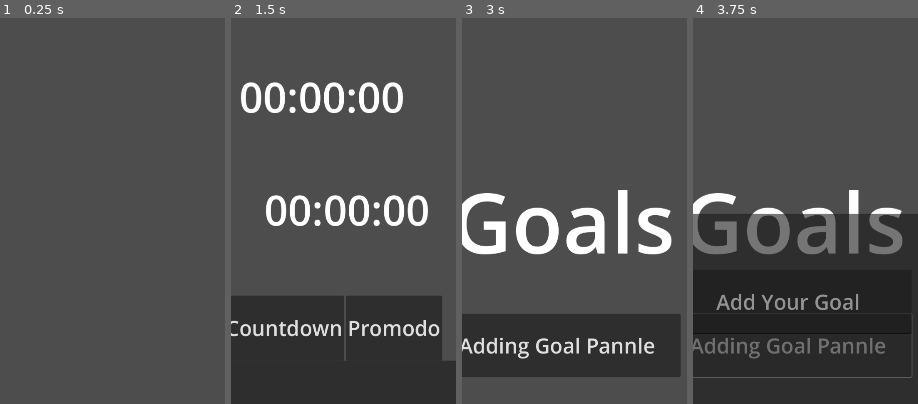
Above: before the commit, frames 1-4 (left to right).
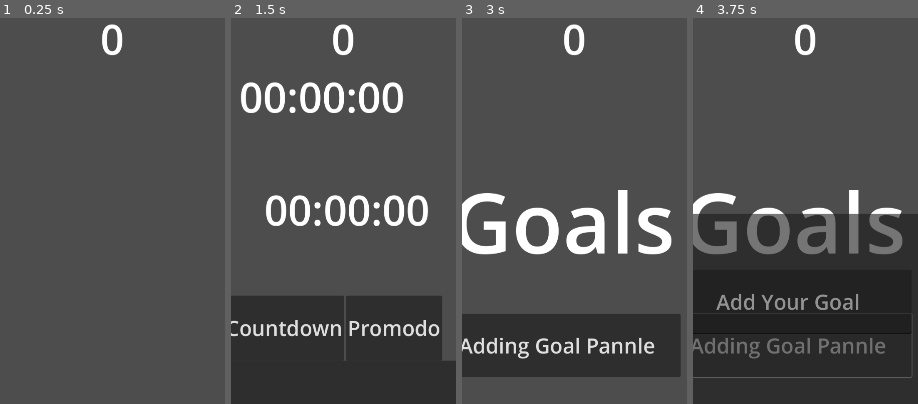
Above: after the commit, the same moments.

Repository: siahpirani/AxlotTimer
Game: Godot game, scene res://MainScreen.tscn
The game is run twice, just before and just after one commit, with the same random seed, the same clock (stepped at 60 frames per second) and the same inputs.
Inputs:
- Up to frame 1 (0.25 s): no input
- Up to frame 2 (1.5 s): click "Timers" at 0.5 s; click "Start" at 1.25 s
- Up to frame 3 (3 s): click "End" at 2 s; click "Goals" at 2.75 s
- Up to frame 4 (3.75 s): click "Adding Goal Pannle" at 3.5 s
The pictures show only the part of the screen within x 27-77%, y 0-50%; the shares and areas given below are measured in that part.

The runs differ from the first frame. In frame 1, 0.4% of the frame differs, in the area x 45-55%, y 1-10%; in frame 2, 0.4%; in frame 3, 0.4%; in frame 4, 0.4%.

Commit message:
the coin system implemnted( not tested)

Diff:
--- /dev/null
+++ b/CoinDisplay.gd
@@ -0,0 +1,6 @@
+extends CanvasLayer
+
+@onready var coin_label : Label = $Label
+
+func _process(delta):
+	coin_label.text = str(Stats.get_coin_count())
--- /dev/null
+++ b/CoinDisplay.tscn
@@ -0,0 +1,15 @@
+[gd_scene load_steps=2 format=3 uid="uid://0r2khds443ys"]
+
+[ext_resource type="Script" path="res://CoinDisplay.gd" id="1_f8n6b"]
+
+[node name="CanvasLayer" type="CanvasLayer"]
+script = ExtResource("1_f8n6b")
+
+[node name="Label" type="Label" parent="."]
+offset_left = 265.0
+offset_top = 20.0
+offset_right = 864.0
+offset_bottom = 209.0
+theme_override_font_sizes/font_size = 100
+horizontal_alignment = 1
+vertical_alignment = 1
--- a/CountDown/Countdown_Script.gd
+++ b/CountDown/Countdown_Script.gd
@@ -2,6 +2,7 @@
 @onready var CountDownText = $CountDownText
 var countdowntime = 0
 var is_Countdown_paused = false
+var time_since_last_coin : float = 0 # new variable to track the time since a coin was given
 
 # Called when the node enters the scene tree for the first time.
 func _ready() -> void:
@@ -14,6 +15,10 @@
 func _process(delta: float) -> void:
 	if not is_Countdown_paused:
 		countdowntime -= delta  # Increment stopwatch time if not paused
+		time_since_last_coin += delta
+		if time_since_last_coin >= 60:
+			Stats.increment_coins(1)
+			time_since_last_coin = 0
 		update_CountDown_label()
 
 func update_CountDown_label() -> void:
--- a/Goals Pannle/GoalItem.tscn
+++ b/Goals Pannle/GoalItem.tscn
@@ -5,10 +5,10 @@
 [ext_resource type="Texture2D" uid="uid://cn53cpr3o7et3" path="res://Goals Pannle/checkbox.png" id="2_c5t5h"]
 
 [node name="HBoxContainer" type="HBoxContainer"]
-offset_left = 147.0
-offset_top = 1193.0
+offset_left = 103.0
+offset_top = 2278.0
 offset_right = 974.0
-offset_bottom = 1301.0
+offset_bottom = 2386.0
 alignment = 1
 script = ExtResource("1_do3fu")
 
--- a/Goals Pannle/GoalScene.gd
+++ b/Goals Pannle/GoalScene.gd
@@ -51,6 +51,7 @@
 func _on_goal_item_toggled(index:int, completed:bool):
 	if index >= 0 and index < goals.size():
 		if completed:
+			Stats.increment_coins(10) # Add 10 coins
 			goals.remove_at(index)
 			save_goals()
 			update_goal_ui()
--- a/MainSceneScript.gd
+++ b/MainSceneScript.gd
@@ -9,9 +9,13 @@
 var GoalsScene: PackedScene = preload("res://Goals Pannle/GoalListScene.tscn")
 var GoalsSceneNode: Node = null
 
+var CoinDisplayScene: PackedScene = preload("res://CoinDisplay.tscn")
+var CoinDisplayNode : Node = null
+
 # Called when the node enters the scene tree for the first time.
 func _ready() -> void:
-	pass  # Placeholder for future code if needed.
+	CoinDisplayNode = CoinDisplayScene.instantiate()
+	add_child(CoinDisplayNode)
 
 # Called every frame. 'delta' is the elapsed time since the previous frame.
 func _process(delta: float) -> void:
--- a/Promodo/PromodoScript.gd
+++ b/Promodo/PromodoScript.gd
@@ -11,6 +11,7 @@
 var is_work_timer_active: bool = true
 var current_timer: float = 0.0
 var current_session: int = 1
+var time_since_last_coin : float = 0 # new variable to track the time since a coin was given
 
 # Called when the node enters the scene tree for the first time.
 func _ready() -> void:
@@ -21,6 +22,10 @@
 func _process(delta: float) -> void:
 	if current_timer > 0:
 		current_timer -= delta
+		time_since_last_coin += delta
+		if time_since_last_coin >= 60:
+			Stats.increment_coins(1)
+			time_since_last_coin = 0
 		update_ui()
 	else:
 		switch_timer()
--- a/StopWatch/StopWatchFullScreen.gd
+++ b/StopWatch/StopWatchFullScreen.gd
@@ -3,6 +3,7 @@
 var is_StopWatch_Running: bool = true
 var StopWatch_Time: float = 0.0  # Ensure it's a float
 var is_StopWatch_Paused: bool = false  # New variable to track if stopwatch is paused
+var time_since_last_coin : float = 0 # new variable to track the time since a coin was given
 
 @onready var StopWatch_Label = $Label_StopWatch
 
@@ -14,6 +15,10 @@
 func _process(delta: float) -> void:
 	if is_StopWatch_Running and not is_StopWatch_Paused:
 		StopWatch_Time += delta  # Increment stopwatch time if not paused
+		time_since_last_coin += delta
+		if time_since_last_coin >= 60:
+			Stats.increment_coins(1)
+			time_since_last_coin = 0
 		update_stopwatch_label()  # Update the label display
 
 # Function to update the stopwatch label
--- a/stats.gd
+++ b/stats.gd
@@ -1,17 +1,17 @@
 extends Node
 
 var CountDownTime = 0
-var PromodoWorkTime =0
-var PromodoRestTime=0
-var PromodoSessionNumber=0
+var PromodoWorkTime = 0
+var PromodoRestTime = 0
+var PromodoSessionNumber = 0
+var CoinCount : int = 0
+var coin_save_path : String = ""
 
-# Called when the node enters the scene tree for the first time.
 func _ready() -> void:
-	pass # Replace with function body.
+	print("Stats autoload initialized") # Add this line
+	coin_save_path = OS.get_user_data_dir() + "/coins.json" # Separate file for coins
+	load_coin_count()
 
-# Called every frame. 'delta' is the elapsed time since the previous frame.
-func _process(delta: float) -> void:
-	pass
 func passtheCountdowntime(TimeDown):
 	CountDownTime = TimeDown
 func returncountdowntime() :
@@ -26,3 +26,44 @@
 	return PromodoRestTime
 func ReturnPromodoSessionNumber ():
 	return PromodoSessionNumber
+
+func increment_coins(amount: int) -> void:
+	CoinCount += amount
+	save_coin_count()
+
+func get_coin_count() -> int:
+	return CoinCount
+
+func save_coin_count():
+	var file = FileAccess.open(coin_save_path, FileAccess.WRITE)
+	if file:
+		var json_string = JSON.stringify(CoinCount)
+		print("Saving coin data: ", CoinCount, " as json: ", json_string) # Log before storing
+		file.store_string(json_string)
+		file.close()
+		print("Coin data saved to: ", coin_save_path, "with value: ", CoinCount)
+	else:
+		printerr("Error: Unable to open the file for saving coin count: ", coin_save_path)
+
+func load_coin_count():
+	print("Attempting to load coin data from:", coin_save_path)
+	if not FileAccess.file_exists(coin_save_path):
+		print("No existing coin data file found at:", coin_save_path)
+		return  # No file, just do nothing
+
+	var file = FileAccess.open(coin_save_path, FileAccess.READ)
+	if file:
+		print("File opened successfully for reading: ", coin_save_path) # Log before reading
+		var json_string = file.get_as_text()
+		file.close()
+
+		var parsed_data = JSON.parse_string(json_string)
+
+		if parsed_data != null:
+			var parsed_int : int = int(parsed_data)
+			CoinCount = parsed_int
+			print("Coin data loaded from: ", coin_save_path,"with value: ", CoinCount ) # add this line
+		else:
+			printerr("Error: Unable to load coin count, parsed data is null")
+	else:
+		printerr("Error: Unable to open the file for loading coin count: ", coin_save_path)
